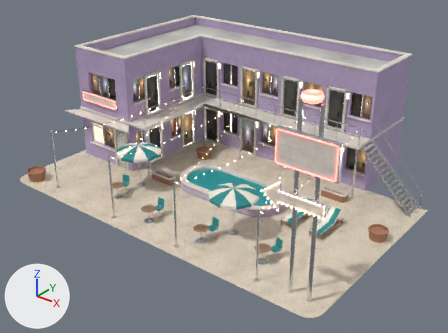
An edit to the glTF model public/assets/buildings/plot_motel_court.gltf, drawn before and after from the same camera.
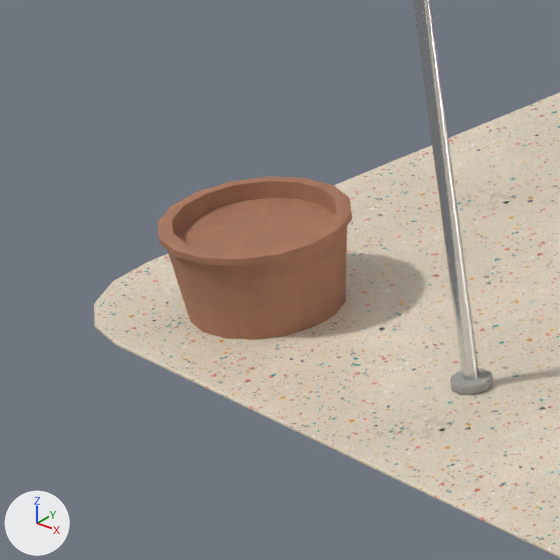
The first picture shows the older version from a 50 mm camera at (18.8, -24.1, 15.8) aimed at (0.3, -1.0, 1.5). The close-ups show the older and then the newer version on the part from 2% to 15% of the width and 44% to 61% of the height of that picture. Only the edits that show in the close-ups are written down. Arrows for +X, +Y and +Z are at lower left; the lights stay in place. Where no turn or scale is listed for an object, it has been applied to the vertices. Vertices at exactly the same position are counted once.

Objects in the first close-up: 'plot_motel_court_mesh'.
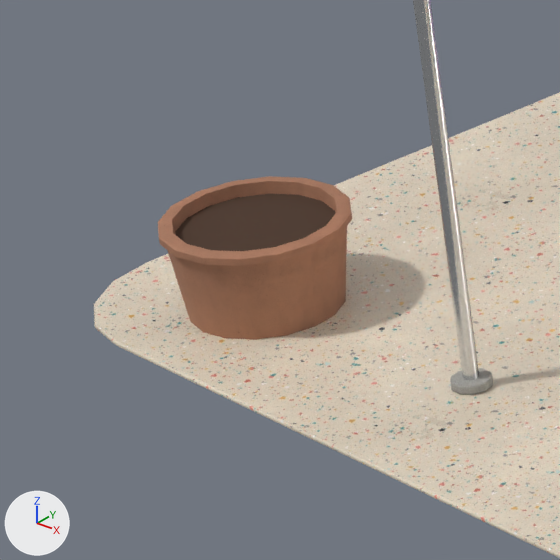
Location of each change, (x1, y1, x2, y2) in pixels of the close-ups (560 x 560 px):
part 1 of me_plot_motel_court_mesh, built on
    before: (451, 385, 493, 395)
    after: (175, 194, 471, 395)

Patch to the scene script:
```diff
--- a/public/assets/buildings/plot_motel_court.gltf.py
+++ b/public/assets/buildings/plot_motel_court.gltf.py
@@ mat_soil @@
+mat_soil = principled_material('soil')
+mat_soil.base_color = (0.0704, 0.0356, 0.0203)  # brown #4b3527
+mat_soil.roughness = 0.97
@@ me_plot_motel_court_mesh @@
 # used by ob_plot_motel_court_mesh; location = (0.0, 0.0, 0.0)
-me_plot_motel_court_mesh.from_pydata(...)  # 10992 vertices, 18874 faces; spans x -10.0..9.8, y -7.2..7.9, z -0.1..8.8
+me_plot_motel_court_mesh.from_pydata(...)  # 10952 vertices, 18970 faces; spans x -10.0..9.8, y -7.2..7.9, z -0.1..8.8
+# me_plot_motel_court_mesh part 1: 4 vertices moved within x -7.0, y -6.4..-6.2, z 0.0; 10 vertices removed from x -7.1..-6.9, y -6.4..-6.2, z 0.0; 32 vertices added at x -9.1..-8.3, y -6.8..-6.0, z 0.5
+# other edits to the shape of me_plot_motel_court_mesh do not show in these pictures
 me_plot_motel_court_mesh.materials.append(mat_stucco)
@@ me_plot_motel_court_mesh @@
 me_plot_motel_court_mesh.materials.append(mat_planter)
+me_plot_motel_court_mesh.materials.append(mat_soil)  # brown #4b3527
```
